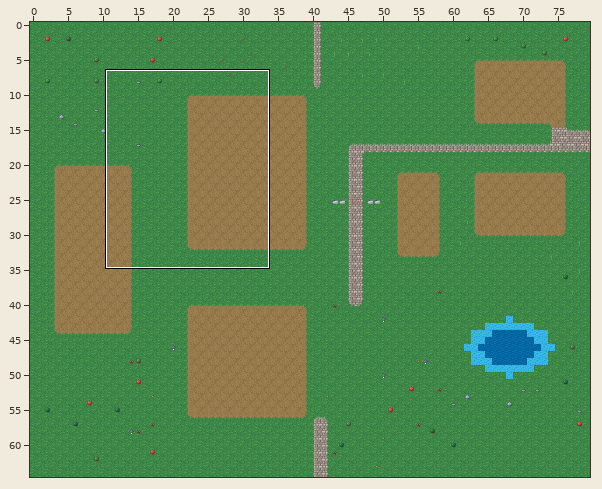
Two states of a Tiled map, art/own/Maps/Farm_Foraging.tmx. The first picture is a wide view before the edit; the outline marks the close-up.
Close-up. As it was:
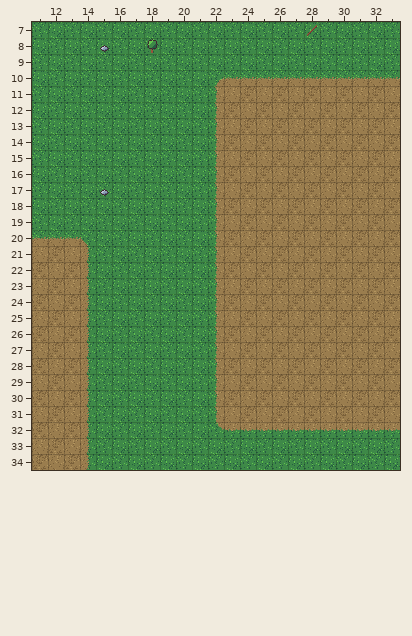
Cells are 16x16 px. Shown: x 11..33, y 7..34. The commit also changed other parts of the map, which this record leaves out.
Once edited:
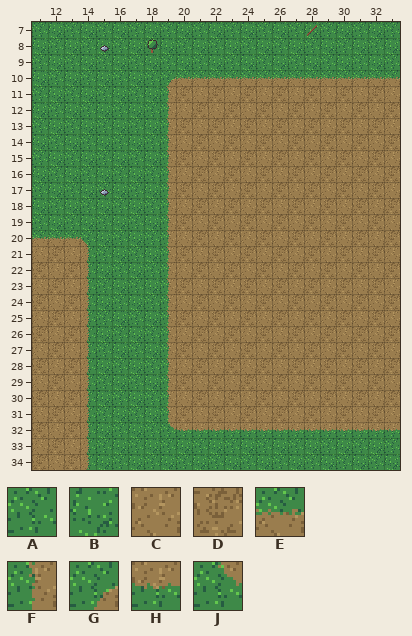
Key: from "terrain": A 0, B 1, C 4, D 5, E 30, F 32, G 34, H 39, J 40.
_ is an empty cell.
The edit:
Layer "Back":
The author changed tile A to tile C in row 11 at x 21; in row 12 at x 20; in row 13 at x 21; in row 14 at x 20; in row 15 at x 21; in row 16 at x 20.
The author changed tile A to tile C in row 17 at x 21; in row 18 at x 20; in row 19 at x 21; in row 20 at x 20; in row 21 at x 21; in row 22 at x 20.
The author changed tile A to tile C in row 23 at x 21; in row 24 at x 20; in row 25 at x 21; in row 26 at x 20; in row 27 at x 21; in row 28 at x 20.
The author changed tile A to tile C in row 29 at x 21; in row 30 at x 20; in row 31 at x 21.
The author changed tile F to tile C in row 12 at x 22; in row 14 at x 22; in row 16 at x 22; in row 18 at x 22; in row 20 at x 22; in row 22 at x 22.
The author changed tile F to tile C in row 24 at x 22; in row 26 at x 22; in row 28 at x 22; in row 30 at x 22.
The author changed tile B to tile D in row 11 at x 20; in row 12 at x 21; in row 13 at x 20; in row 14 at x 21; in row 15 at x 20; in row 16 at x 21.
The author changed tile B to tile D in row 17 at x 20; in row 18 at x 21; in row 19 at x 20; in row 20 at x 21; in row 21 at x 20; in row 22 at x 21.
The author changed tile B to tile D in row 23 at x 20; in row 24 at x 21; in row 25 at x 20; in row 26 at x 21; in row 27 at x 20; in row 28 at x 21.
The author changed tile B to tile D in row 29 at x 20; in row 30 at x 21; in row 31 at x 20.
The author changed tile F to tile D in row 11 at x 22; in row 13 at x 22; in row 15 at x 22; in row 17 at x 22; in row 19 at x 22; in row 21 at x 22.
The author changed tile F to tile D in row 23 at x 22; in row 25 at x 22; in row 27 at x 22; in row 29 at x 22; in row 31 at x 22.
The author changed tile A to tile E in row 10 at x 20.
The author changed tile B to tile E in row 10 at x 21.
The author changed tile G to tile E in row 10 at x 22.
The author changed tile A to tile F in row 11 at x 19; in row 13 at x 19; in row 15 at x 19; in row 17 at x 19; in row 19 at x 19; in row 21 at x 19.
The author changed tile A to tile F in row 23 at x 19; in row 25 at x 19; in row 27 at x 19; in row 29 at x 19; in row 31 at x 19.
The author changed tile B to tile F in row 12 at x 19; in row 14 at x 19; in row 16 at x 19; in row 18 at x 19; in row 20 at x 19; in row 22 at x 19.
The author changed tile B to tile F in row 24 at x 19; in row 26 at x 19; in row 28 at x 19; in row 30 at x 19.
The author changed tile B to tile G in row 10 at x 19.
The author changed tile A to tile H in row 32 at x 20.
The author changed tile B to tile H in row 32 at x 21.
The author changed tile J to tile H in row 32 at x 22.
The author changed tile B to tile J in row 32 at x 19.
Where, in picture pixels (left, top, right, bottom), the same in both close-ups:
changed: (160, 70, 224, 438)
